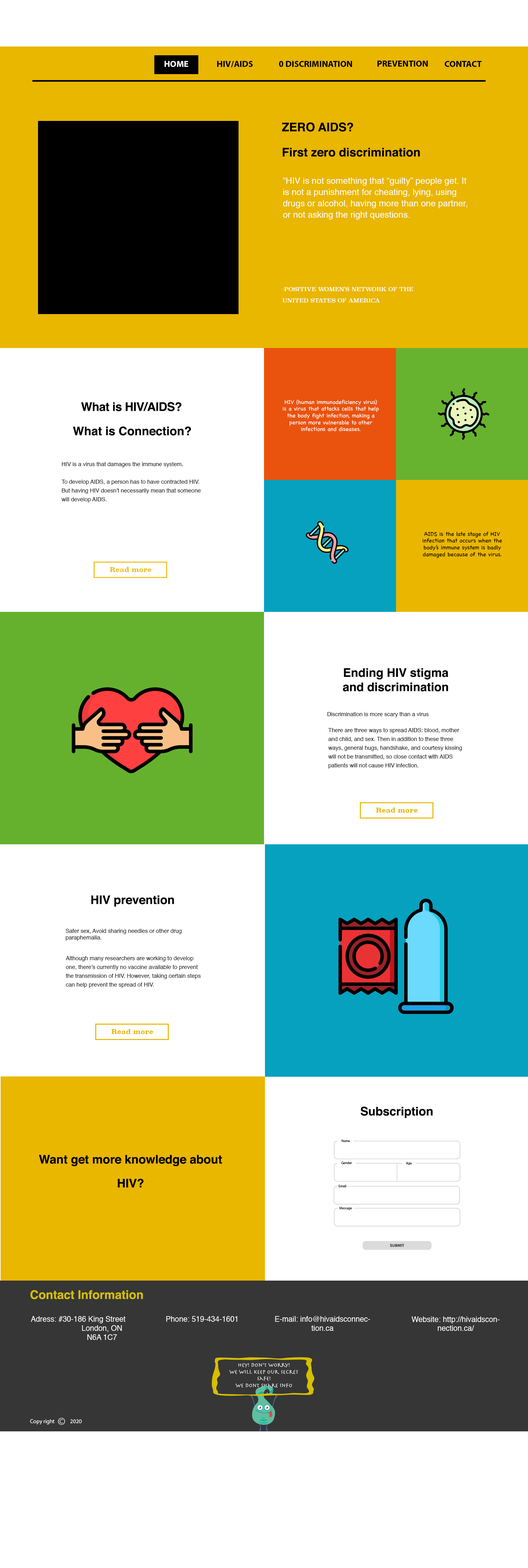
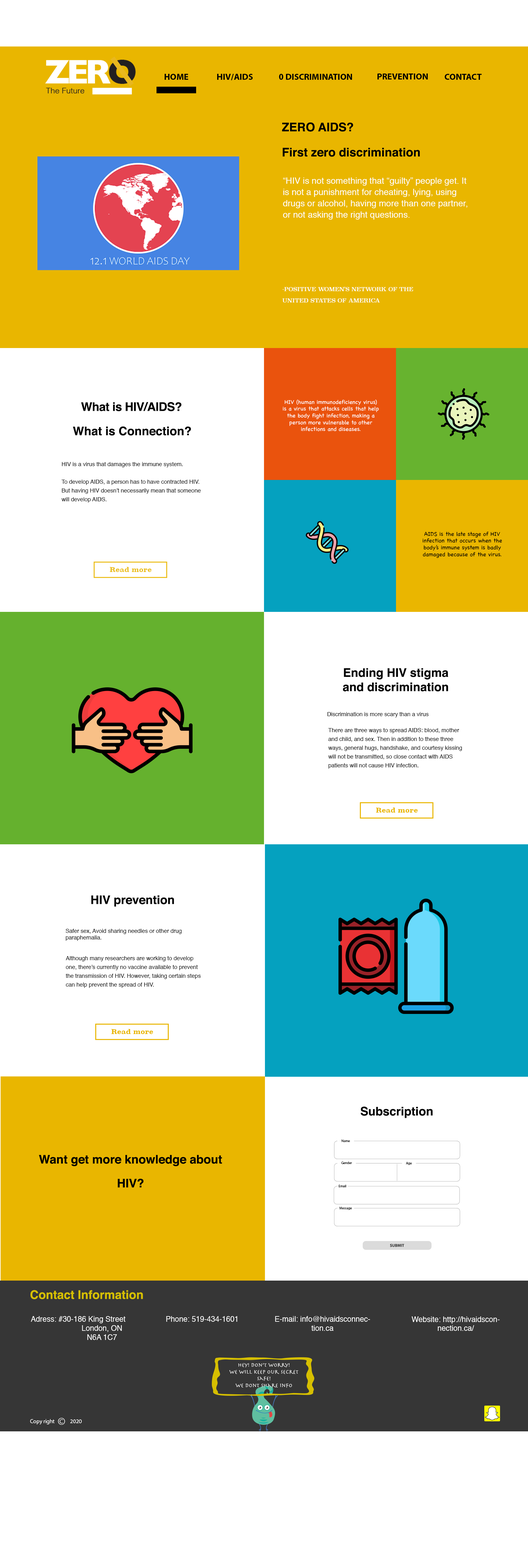
Comparing the layer stacks of the two w=528, h=1568 images. Changes:
added layer "snapchat" in group "Artboard 1" over [484, 1405, 500, 1422]
added layer "logo" in group "Artboard 1" over [44, 56, 136, 95]
moved "video" into group "Artboard 1", painted on it over [37, 120, 240, 315]
added layer "1line" in group "header" over [156, 86, 196, 94]
painted on "CONTACT" over [444, 60, 482, 80]
painted on "PREVENTION" over [377, 60, 428, 80]
painted on "0 DISCRIMINATION" over [278, 60, 352, 80]
painted on "HIV/AIDS" over [217, 60, 253, 81]
painted on "HOME" over [164, 60, 189, 80]
hid "button", painted on it over [154, 55, 199, 88]
hid "Shape 1", painted on it over [32, 80, 486, 93]
hid "HIV_home" over [32, 55, 486, 315]
